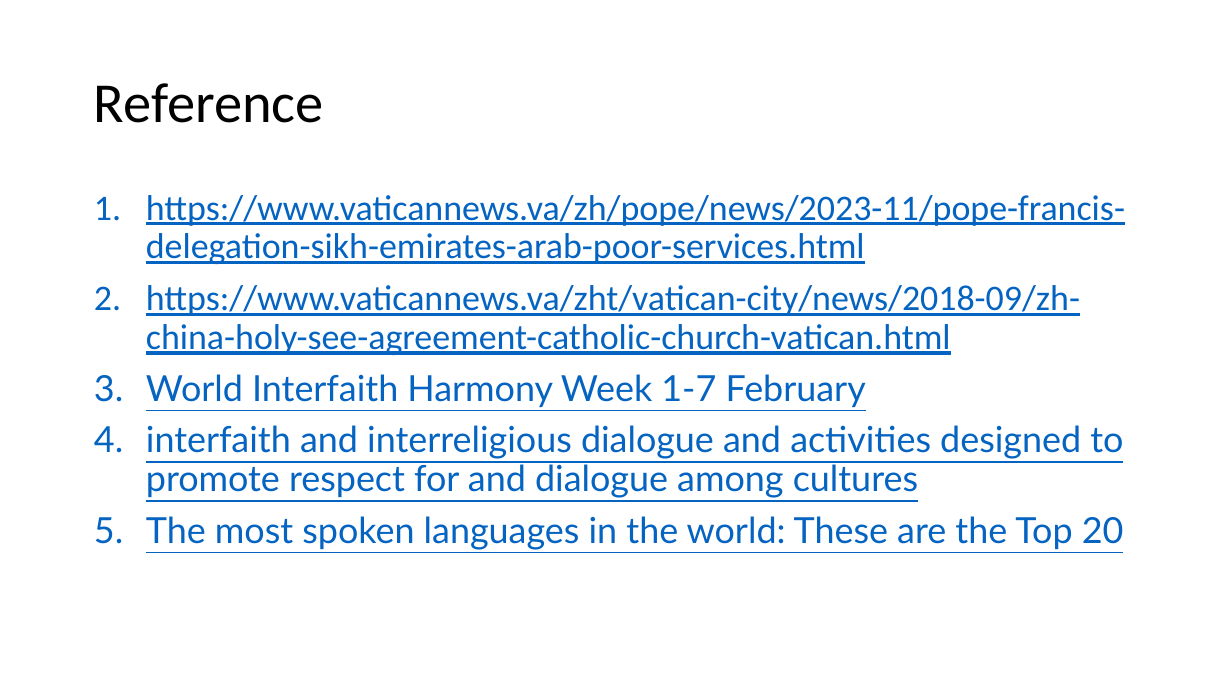
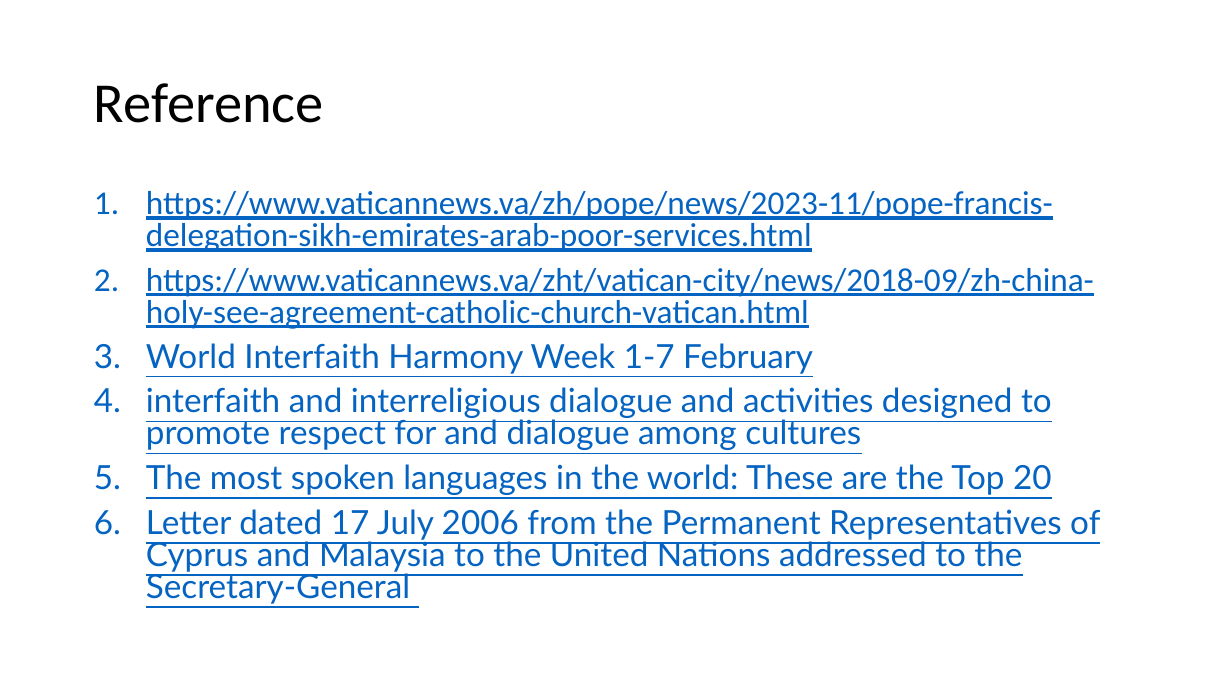
Before and after one commit to howardyang2009/Amber, a slide deck: slide 10 of P(Path)/RP(ReligionPath)/ReligionPath(EN).pptx. Drawn at 1232x693 pixels with LibreOffice and Linux fonts; fonts in the diff are those of the drawing. Boxes give left, top, right and bottom in pixels: in the first picture for what was removed or moved away, otherwise in the second. Text is boxed around its words. In the diff, an @@ line names an element or a change of style, - is before the commit and + after.

```diff
--- a/P(Path)/RP(ReligionPath)/ReligionPath(EN).pptx
+++ b/P(Path)/RP(ReligionPath)/ReligionPath(EN).pptx
@@ text at (146,191,1094,495): size 28 to 25.9 pt in "https://www.vaticannews.va/zh/pope/news/2023-11/pope-francis ...", "https://www.vaticannews.va/zht/vatican-city/news/2018-09/zh- ...", "World Interfaith Harmony Week 1-7 February", "interfaith and interreligious dialogue and activities design ..." and 1 more places; line spacing 0.9 to 0.8 @@
@@ text at (146,509,1100,604): paragraph added @@
+6. Letter dated 17 July 2006 from the Permanent Representatives of Cyprus and Malaysia to the United Nations addressed to the Secretary-General
```
Also in this commit, not shown: 1 other slide changed, 4 other files.
